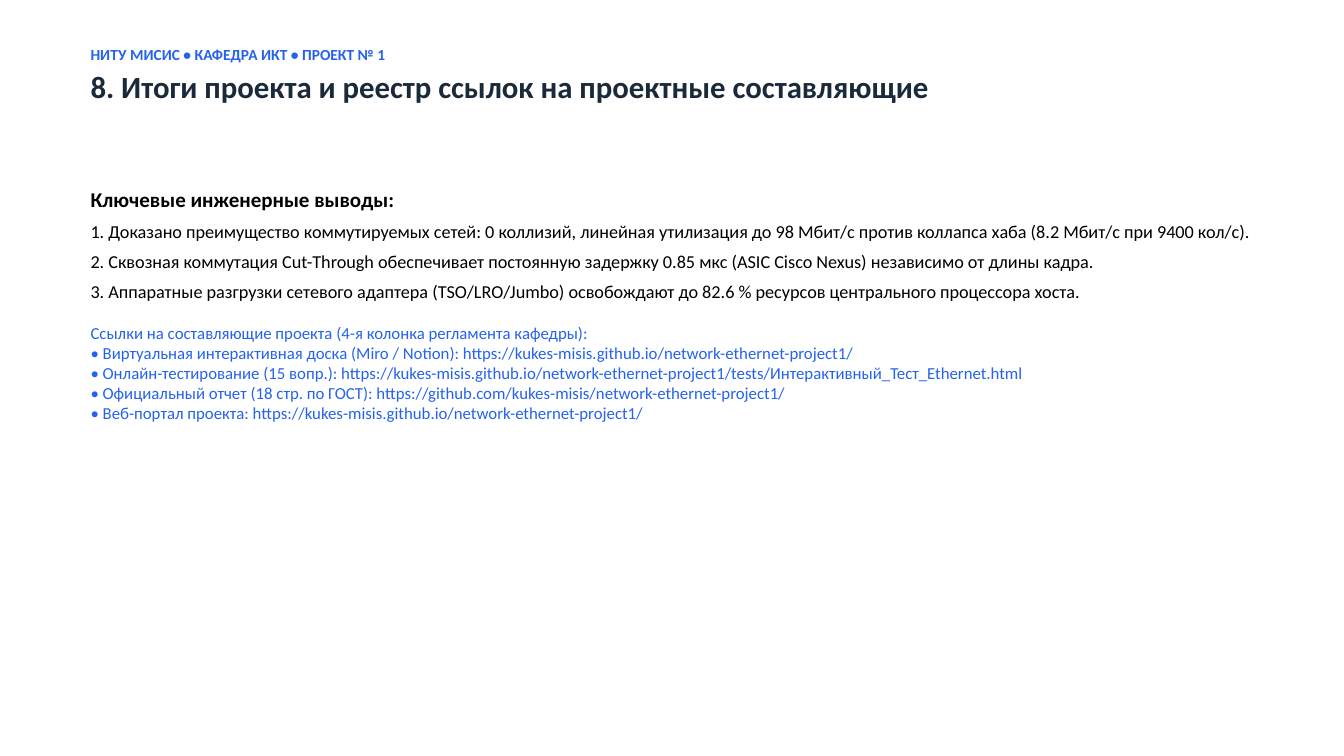
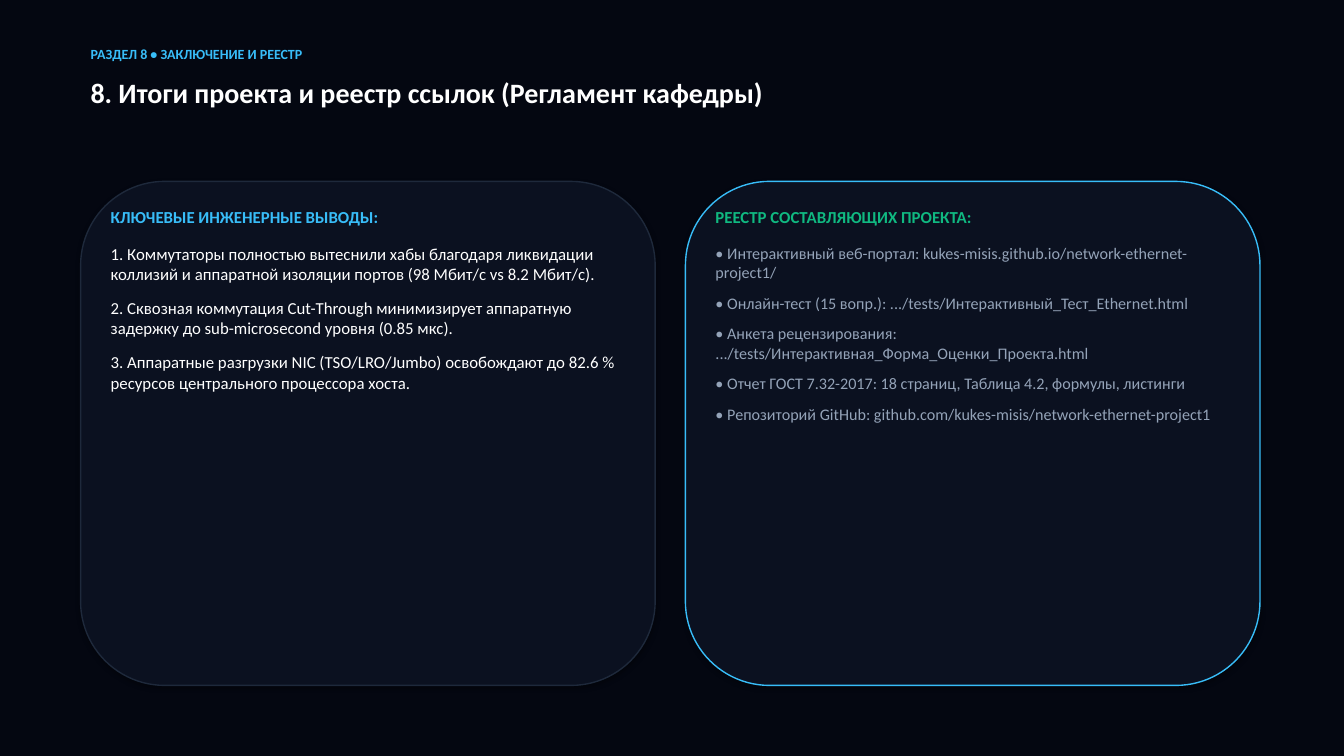
Before and after one commit to kukes-misis/network-ethernet-project1, a slide deck: slide 9 of docs/Презентация_ПР4_Проект1_Микитенко_Ерепов.pptx. Drawn at 1344x756 pixels with LibreOffice and Linux fonts; fonts in the diff are those of the drawing. Boxes give left, top, right and bottom in pixels: in the first picture for what was removed or moved away, otherwise in the second. Text is boxed around its words. In the diff, an @@ line names an element or a change of style, - is before the commit and + after.

```diff
--- a/docs/Презентация_ПР4_Проект1_Микитенко_Ерепов.pptx
+++ b/docs/Презентация_ПР4_Проект1_Микитенко_Ерепов.pptx
@@ rectangle added at box(0, 0, 1344, 756), fill #040711, outline #040711 0.75 pt @@
@@ text added at box(91, 49, 302, 61), 10 pt, text #38BDF8, bold @@
+РАЗДЕЛ 8 • ЗАКЛЮЧЕНИЕ И РЕЕСТР
@@ text at box(91, 82, 763, 108): text changed; size 22 to 20 pt; text colour #1A2A3A to #FFFFFF @@
-НИТУ МИСИС • КАФЕДРА ИКТ • ПРОЕКТ № 1
-8. Итоги проекта и реестр ссылок на проектные составляющие
+8. Итоги проекта и реестр ссылок (Регламент кафедры)
@@ rounded rectangle added at box(81, 181, 655, 686), fill #0B1120, outline #1E293B 1 pt @@
@@ text removed at box(91, 193, 1249, 422) @@
-Ключевые инженерные выводы:
-1. Доказано преимущество коммутируемых сетей: 0 коллизий, линейная утилизация до 98 Мбит/с против коллапса хаба (8.2 Мбит/с при 9400 кол/с).
-2. Сквозная коммутация Cut-Through обеспечивает постоянную задержку 0.85 мкс (ASIC Cisco Nexus) независимо от длины кадра.
-3. Аппаратные разгрузки сетевого адаптера (TSO/LRO/Jumbo) освобождают до 82.6 % ресурсов центрального процессора хоста.
-Ссылки на составляющие проекта (4-я колонка регламента кафедры):
-• Виртуальная интерактивная доска (Miro / Notion): https://kukes-misis.github.io/network-ethernet-project1/
-• Онлайн-тестирование (15 вопр.): https://kukes-misis.github.io/network-ethernet-project1/tests/Интерактивный_Тест_Ethernet.html
-• Официальный отчет (18 стр. по ГОСТ): https://github.com/kukes-misis/network-ethernet-project1/
-• Веб-портал проекта: https://kukes-misis.github.io/network-ethernet-project1/
@@ rounded rectangle added at box(686, 181, 1260, 686), fill #0B1120, outline #38BDF8 1 pt @@
@@ text added at box(111, 212, 599, 392), 12 pt, text #FFFFFF @@
+КЛЮЧЕВЫЕ ИНЖЕНЕРНЫЕ ВЫВОДЫ:
+1. Коммутаторы полностью вытеснили хабы благодаря ликвидации коллизий и аппаратной изоляции портов (98 Мбит/с vs 8.2 Мбит/с).
+2. Сквозная коммутация Cut-Through минимизирует аппаратную задержку до sub-microsecond уровня (0.85 мкс).
+3. Аппаратные разгрузки NIC (TSO/LRO/Jumbo) освобождают до 82.6 % ресурсов центрального процессора хоста.
@@ text added at box(715, 212, 1210, 423), 11.5 pt, text #94A3B8 @@
+РЕЕСТР СОСТАВЛЯЮЩИХ ПРОЕКТА:
+• Интерактивный веб-портал: kukes-misis.github.io/network-ethernet-project1/
+• Онлайн-тест (15 вопр.): .../tests/Интерактивный_Тест_Ethernet.html
+• Анкета рецензирования: .../tests/Интерактивная_Форма_Оценки_Проекта.html
+• Отчет ГОСТ 7.32-2017: 18 страниц, Таблица 4.2, формулы, листинги
+• Репозиторий GitHub: github.com/kukes-misis/network-ethernet-project1
```
Also in this commit, not shown: 3 other slides changed, 6 slides added, 6 slides removed, 3 other files.
